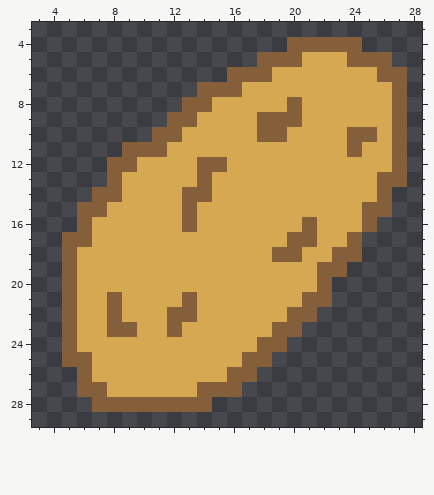
File history of a pixel-art sprite, Roots and Froots/Assets/Sprites/veg/Potato.png. Above is the file before it was changed.
The file is 32x32 pixels. Shown: x 3..28, y 3..29.
The same view after the edit:
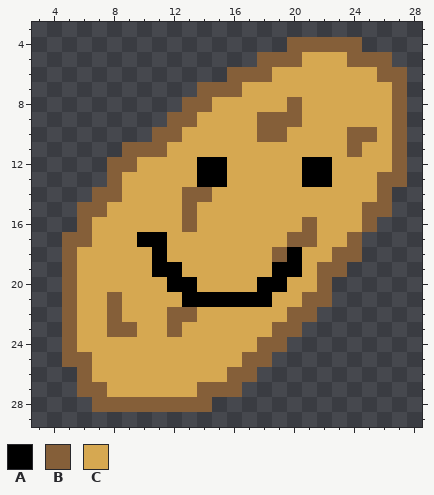
Palette (. is transparent): A #000000  B #855f39  C #d6a851
Edits made:
Colour B gives way to colour A in row 12 at x 14 to 15; in row 13 at x 14; in row 18 at x 20; in row 21 at x 13.
Colour C gives way to colour A in row 12 at x 21 to 22; in row 13 at x 15 and 21 to 22; in row 17 at x 10 to 11; in row 18 at x 11; in row 19 at x 11 to 12 and 19 to 20; in row 20 at x 12 to 13 and 18 to 19.
Colour C gives way to colour A in row 21 at x 14 to 18.
Boxes around the changes in both pictures, in picture pixels (x1, y1, x2, y2):
changed: (137, 157, 302, 307)
changed: (302, 157, 332, 187)
